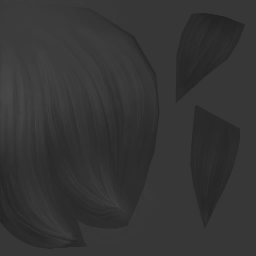
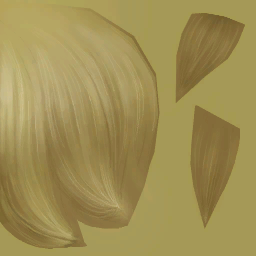
Before/after of a (256, 256) layered artwork. What changed in the layer stack:
renamed "Layer copy #2" to "04", hid it over 0, 0, 256, 256
renamed "FitToonLink_Hair.png" to "base", hid it over 0, 0, 256, 256
added layer "00" over 0, 0, 256, 256
